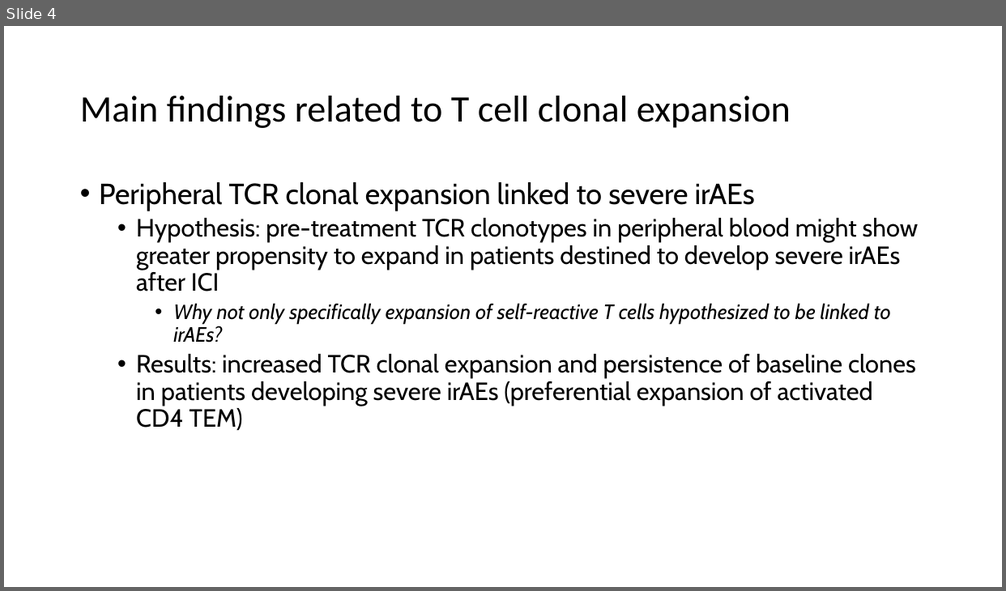
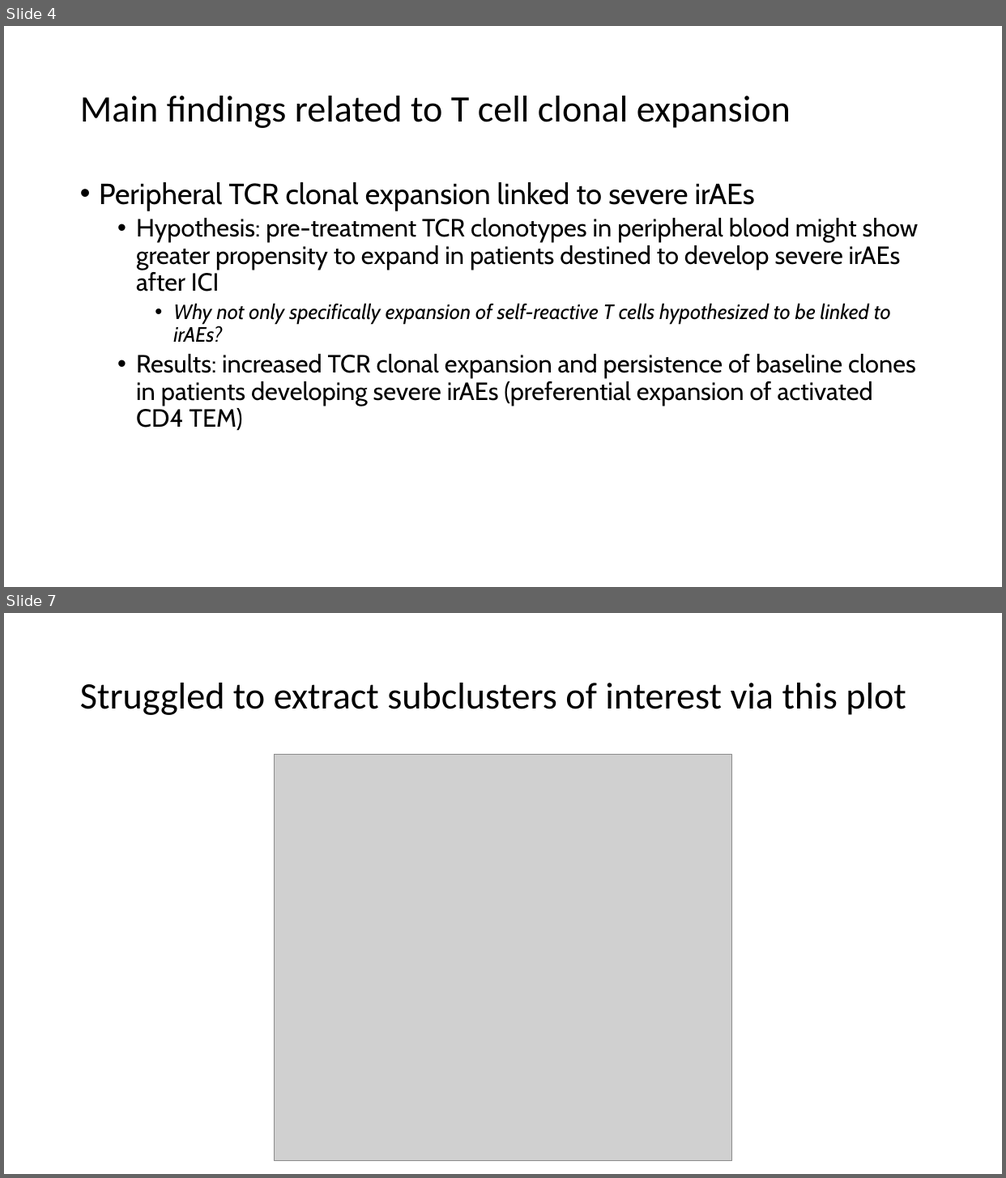
Before and after one commit to tybottorff/bottorffdocs, a slide deck: linsley_postdoc/presentations/weekly_meetings/10_5_23.pptx. Shown one above the other, each under a label of ours: slide 4 before the commit, slides 4 and 7 after it; the slides between them are not shown. The pictures are 1006x591 and 1006x1178 pixels, drawn with LibreOffice and Linux fonts; fonts in the diff are those of the drawing; grey boxes stand for pictures. Boxes give left, top, right and bottom in pixels: in the first picture for what was removed or moved away, otherwise in the second. Text is boxed around its words. In the diff, an @@ line names an element or a change of style, - is before the commit and + after.

```diff
--- a/linsley_postdoc/presentations/weekly_meetings/10_5_23.pptx
+++ b/linsley_postdoc/presentations/weekly_meetings/10_5_23.pptx
@@ slide 7 added at box(4, 613, 1002, 1174), background #FFFFFF @@
@@ title added at box(80, 683, 906, 715), 36 pt, text #000000 @@
+Struggled to extract subclusters of interest via this plot
@@ picture added at box(275, 755, 731, 1161) @@
```
Also in this commit, not shown: 2 slides changed, 6 other slides added, 5 slides removed.
